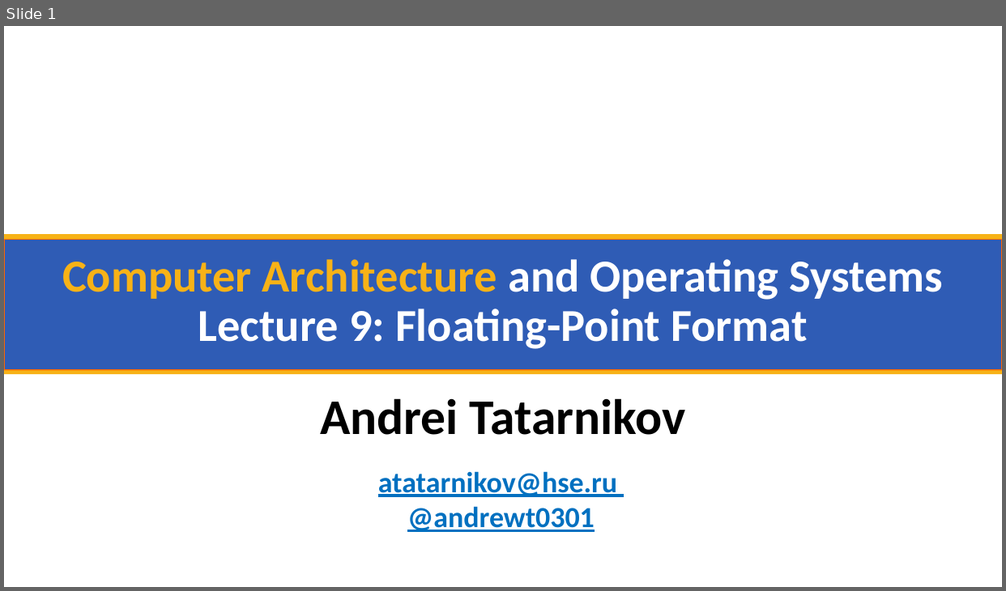
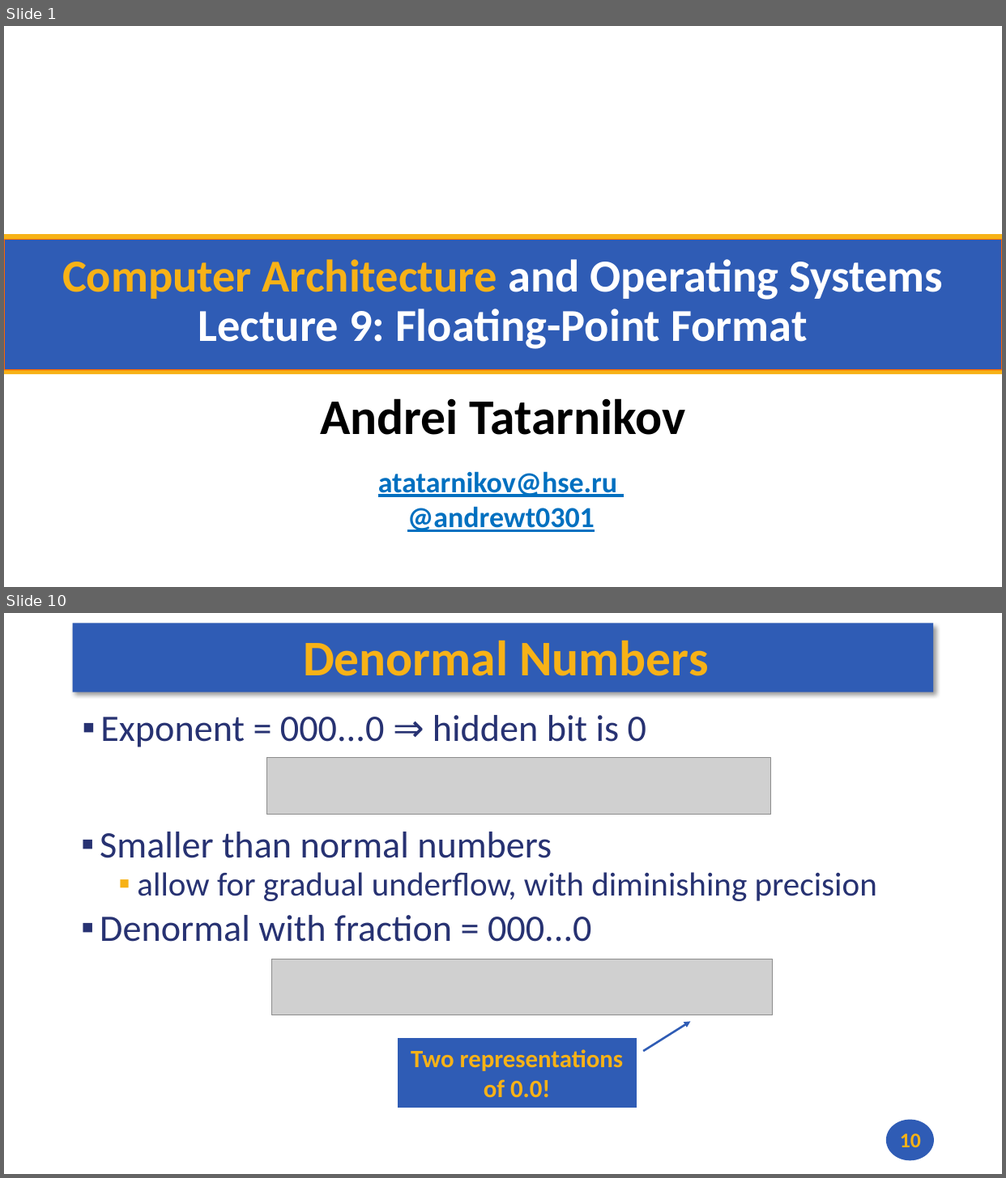
Before and after one commit to andrewt0301/hse-acos-course, a slide deck: docs/part1ca/09_FP/CA_Lecture_09.pptx. Shown one above the other, each under a label of ours: slide 1 before the commit, slides 1 and 10 after it; the slides between them are not shown. The pictures are 1006x591 and 1006x1178 pixels, drawn with LibreOffice and Linux fonts; fonts in the diff are those of the drawing; grey boxes stand for pictures; background and template pictures are left out. Boxes give left, top, right and bottom in pixels: in the first picture for what was removed or moved away, otherwise in the second. Text is boxed around its words. In the diff, an @@ line names an element or a change of style, - is before the commit and + after.

```diff
--- a/docs/part1ca/09_FP/CA_Lecture_09.pptx
+++ b/docs/part1ca/09_FP/CA_Lecture_09.pptx
@@ slide 10 added at bbox=[4, 613, 1002, 1174], background #FFFFFF @@
@@ rectangle added at bbox=[73, 624, 934, 692], fill #2F5CB5 @@
@@ title added at bbox=[303, 641, 708, 676], 48 pt, text #F7B217, bold @@
+Denormal Numbers
@@ text added at bbox=[100, 715, 646, 747], 36 pt, text #273272 @@
+▪ Exponent = 000...0 ⇒ hidden bit is 0
@@ picture added at bbox=[266, 758, 770, 815] @@
@@ text added at bbox=[100, 832, 877, 942], 36 pt, text #273272 @@
+▪ Smaller than normal numbers
+  ▪ allow for gradual underflow, with diminishing precision
+▪ Denormal with fraction = 000...0
@@ picture added at bbox=[272, 959, 773, 1015] @@
@@ border callout added at bbox=[398, 1040, 636, 1107], fill #2F5CB5, outline #2F5CB5 2 pt, 24 pt, text #F7B217, bold @@
+Two representations of 0.0!
@@ ellipse added at bbox=[886, 1120, 934, 1161], fill #2F5CB5 @@
@@ page number added at bbox=[900, 1134, 921, 1148], 20 pt, text #F7B217, bold @@
+10
```
Also in this commit, not shown: 8 slides changed, 12 other slides added, 1 other file.
